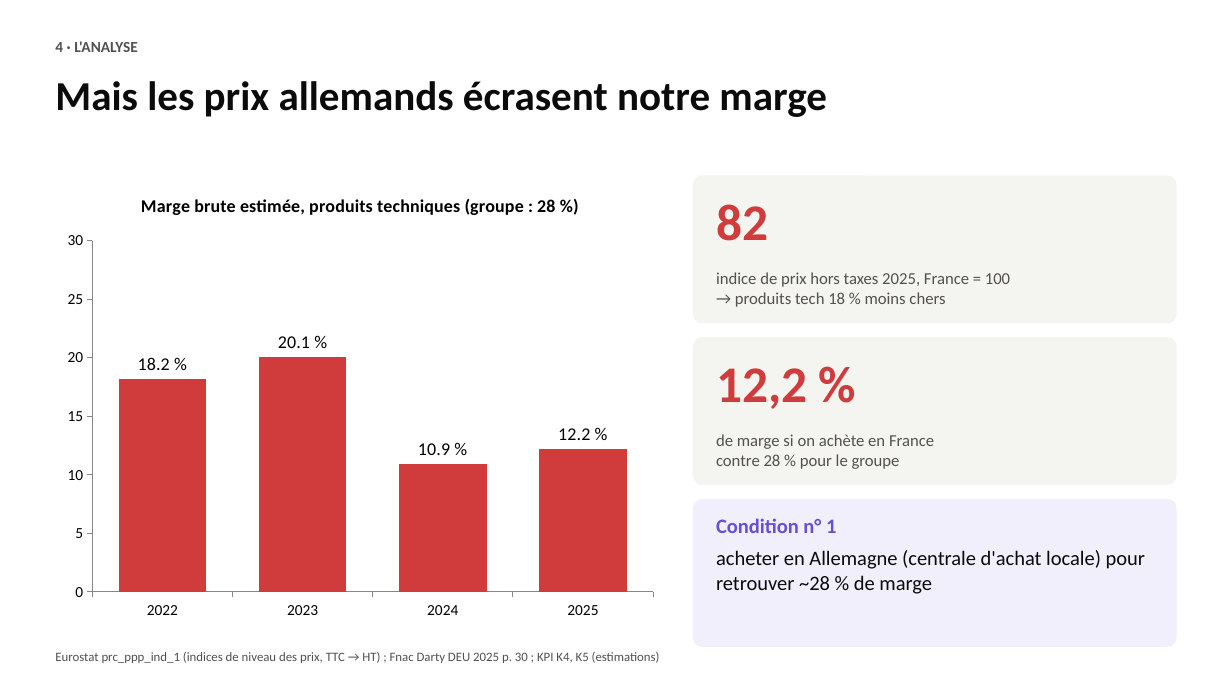
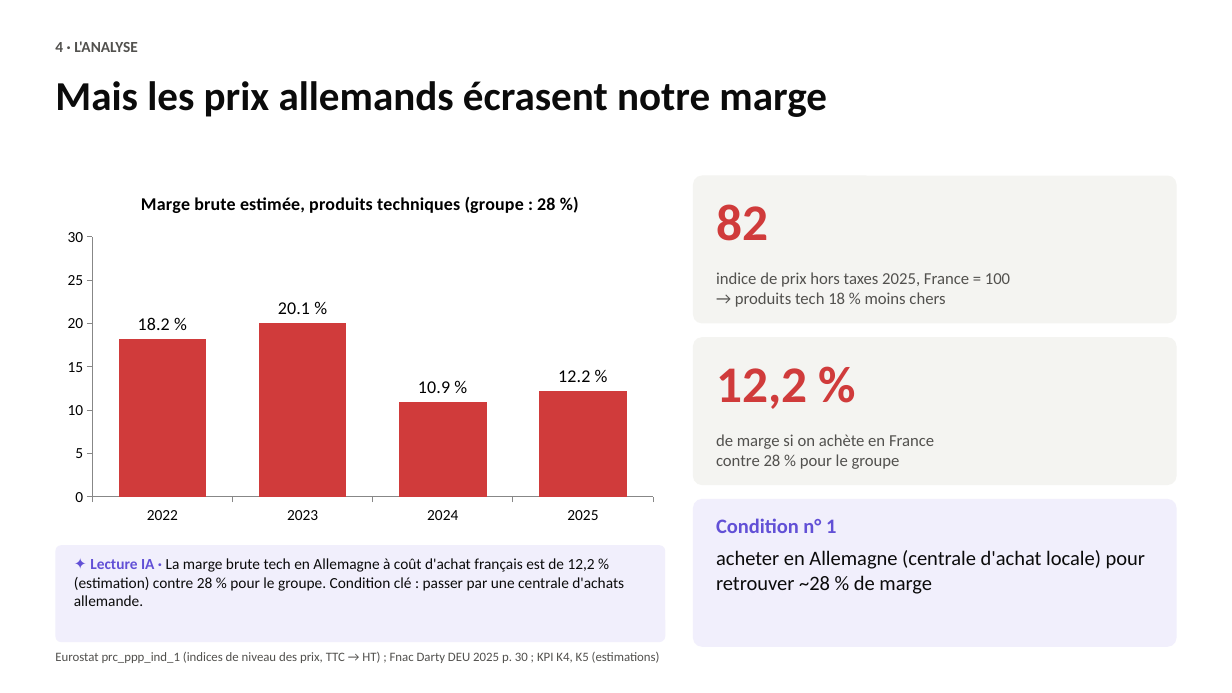
Before and after one commit to romane13long-source/fnac-expansion-allemagne, a slide deck: slide 6 of docs/Comex_Fnac_Allemagne.pptx. Drawn at 1232x693 pixels with LibreOffice and Linux fonts; fonts in the diff are those of the drawing. Boxes give left, top, right and bottom in pixels: in the first picture for what was removed or moved away, otherwise in the second. Text is boxed around its words. In the diff, an @@ line names an element or a change of style, - is before the commit and + after.

```diff
--- a/docs/Comex_Fnac_Allemagne.pptx
+++ b/docs/Comex_Fnac_Allemagne.pptx
@@ column chart: place and size @@
-column chart at <box>55,176,665,628</box>
+column chart at <box>55,176,665,531</box>
@@ rounded rectangle added at <box>55,545,665,642</box>, fill #F1EFFC @@
@@ text added at <box>74,558,624,606</box>, 12 pt, text #0B0B0B @@
+✦ Lecture IA · La marge brute tech en Allemagne à coût d'achat français est de 12,2 % (estimation) contre 28 % pour le groupe. Condition clé : passer par une centrale d'achats allemande.
```
Also in this commit, not shown: 2 other slides changed, 8 other files.
